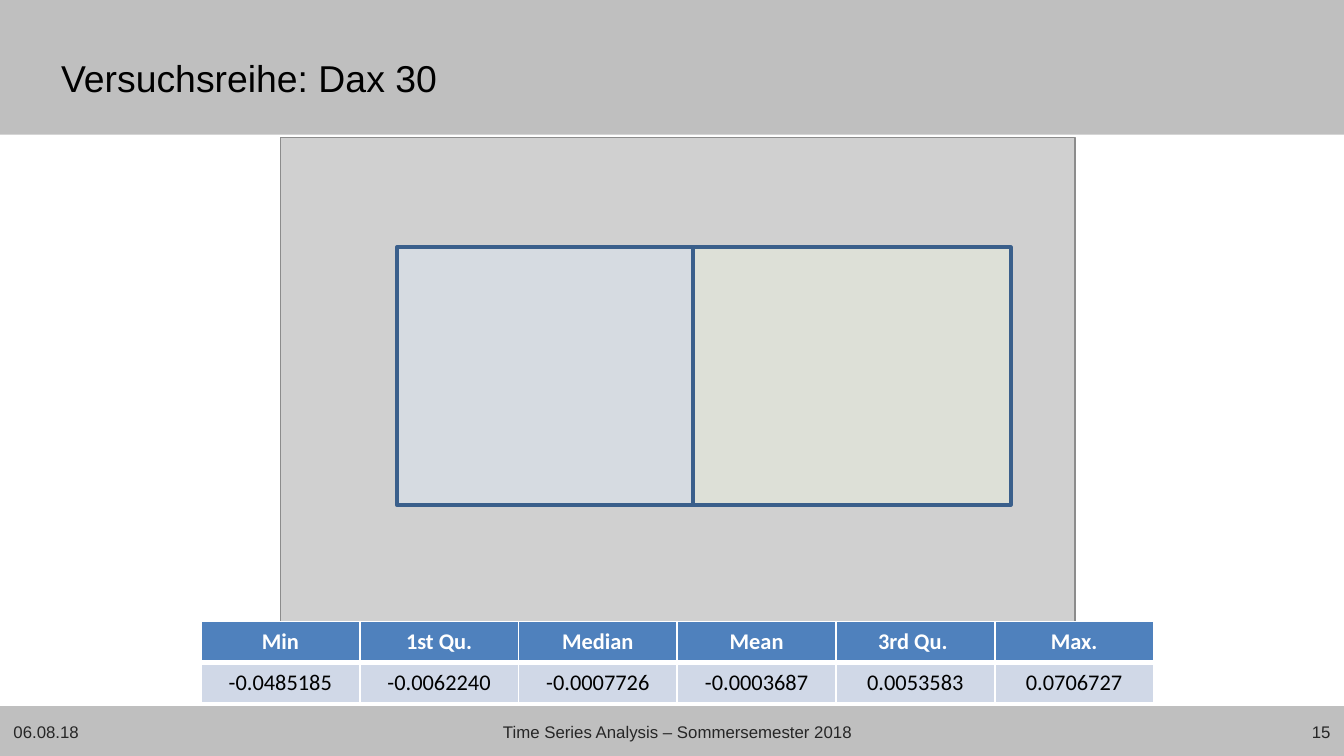
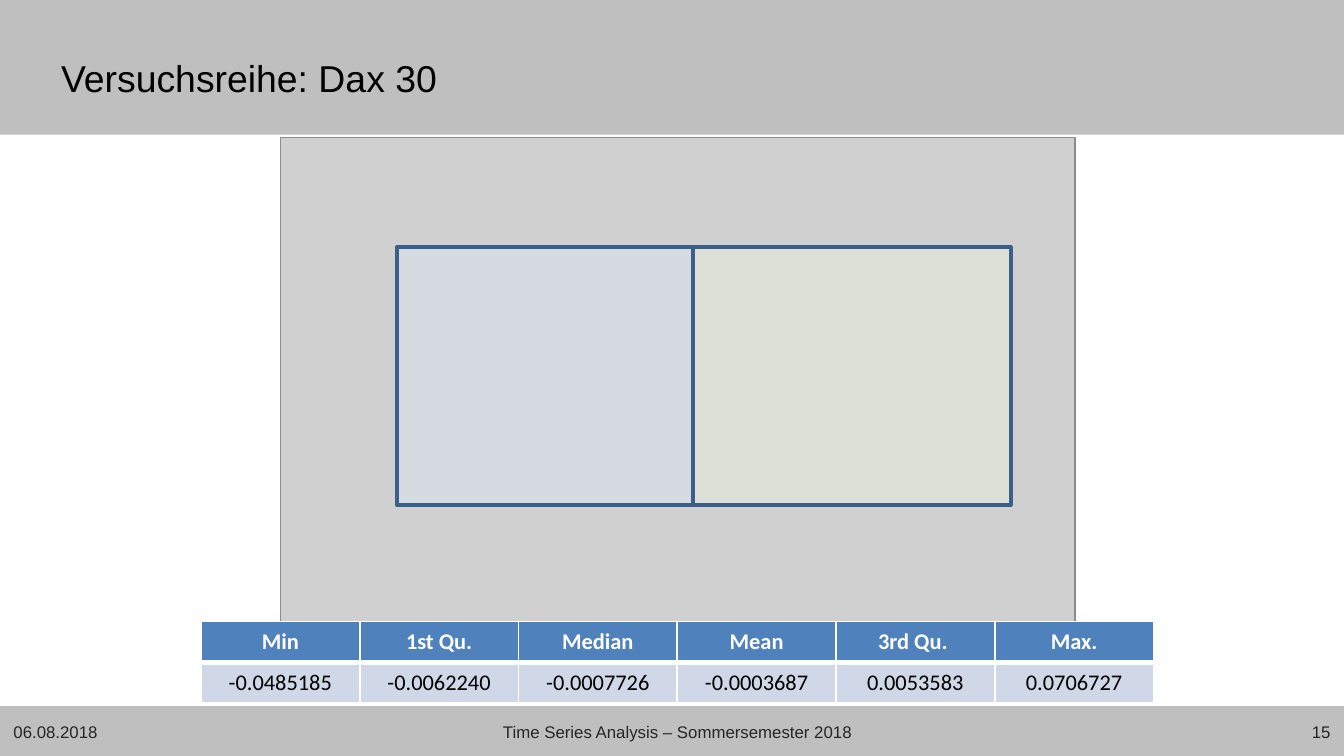
Before and after one commit to Janis90/time-series-anaysis, a slide deck: slide 15 of presentation/tsa_presentation_final.pptx. Drawn at 1344x756 pixels with LibreOffice and Linux fonts; fonts in the diff are those of the drawing; grey boxes stand for pictures; background and template pictures are left out. Boxes give left, top, right and bottom in pixels: in the first picture for what was removed or moved away, otherwise in the second. Text is boxed around its words. In the diff, an @@ line names an element or a change of style, - is before the commit and + after.

```diff
--- a/presentation/tsa_presentation_final.pptx
+++ b/presentation/tsa_presentation_final.pptx
@@ text at (13,726,97,738): text changed @@
-06.08.18
+06.08.2018
```
Also in this commit, not shown: 21 other slides changed, 1 other file.
